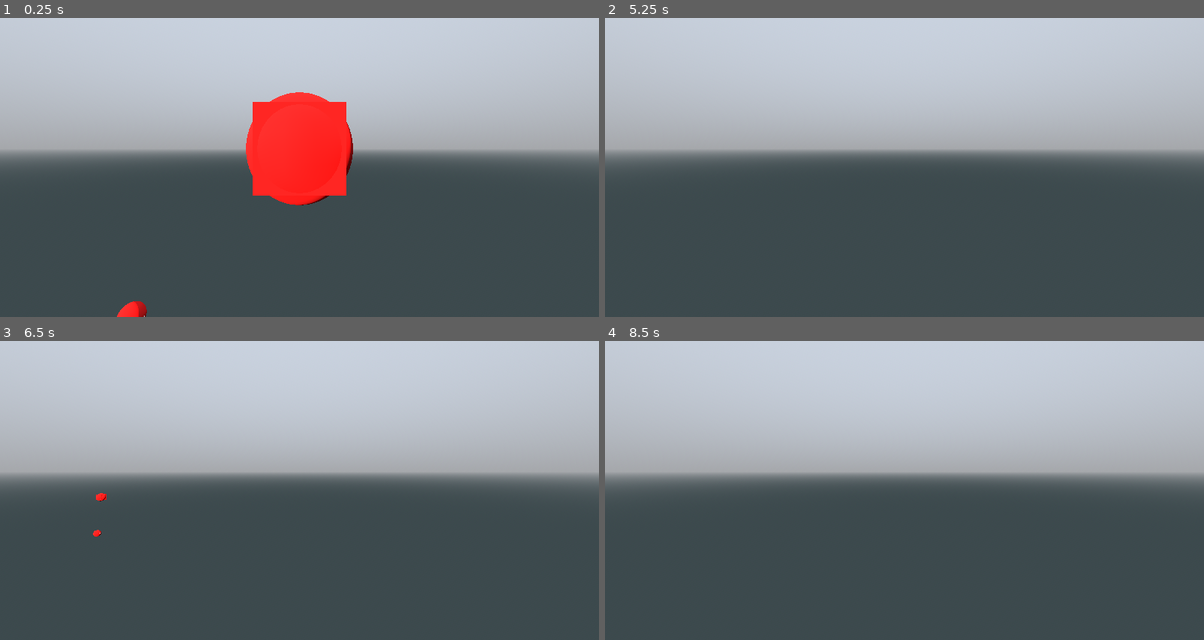
Above: before the commit, frames 1-4 (two rows, left to right).
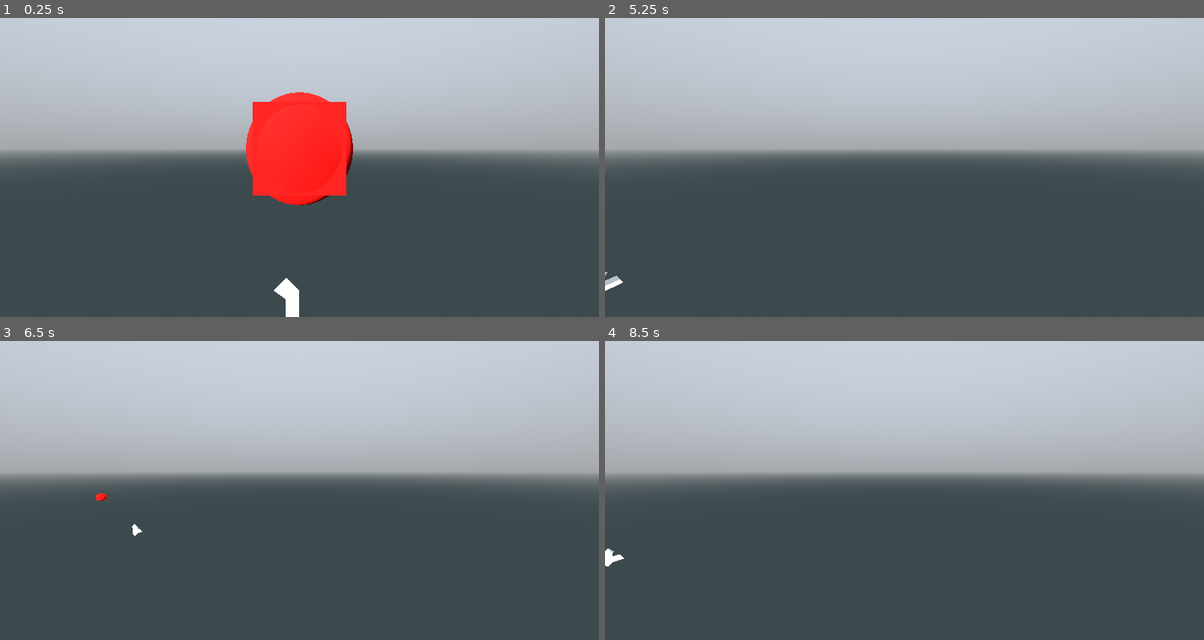
Above: after the commit, the same moments.

Repository: pixerhp/Hatchetflair
Game: Godot game, scene res://topscenes/gameplay_topscene.tscn
Two runs of this game, one before a commit and one after it. Both use one fixed random seed, a clock stepped at 60 frames per second and the inputs below.
Inputs (mouse positions are in pixels of both pictures, inside the frame that each line leads up to):
- Up to frame 1 (0.25 s): no input
- Up to frame 2 (5.25 s): tap Enter at 0.5, 2, 3.5 s; move the mouse to (1036, 131) at 0.52 s; hold D (move_right) 0.53-1.28 s; hold Shift (speed_faster) 0.53-1.28 s; click (1036, 131) at 0.67 s; tap Space (move_jump_up) at 1.25, 2.75, 4.25 s; move the mouse to (784, 164) at 1.27 s; hold S (move_backwards) 1.28-2.03 s; tap Ctrl (speed_slower) at 1.35, 2.85, 4.35 s; move the mouse to (964, 74) at 2.02 s; hold D (move_right) 2.03-2.78 s; hold Shift (speed_faster) 2.03-2.78 s; move the mouse to (874, 215) at 2.77 s; hold W (move_forwards) 2.78-3.53 s; click (874, 215) at 2.92 s; move the mouse to (1084, 200) at 3.52 s; hold Shift (speed_faster) 3.53-4.28 s; hold A (move_left) 3.53-5.03 s; move the mouse to (724, 98) at 4.27 s; move the mouse to (934, 149) at 5.02 s; hold S (move_backwards) from 5.03 s (still down); hold Shift (speed_faster) from 5.03 s (still down); click (934, 149) at 5.17 s
- Up to frame 3 (6.5 s): move the mouse to (209, 388) at 5.77 s; release S (move_backwards) at 5.78 s; release Shift (speed_faster) at 5.78 s; hold D (move_right) from 5.78 s (still down); tap Ctrl (speed_slower) at 5.85 s
- Up to frame 4 (8.5 s): move the mouse to (1036, 454) at 6.52 s; release D (move_right) at 6.53 s; hold W (move_forwards) 6.53-7.28 s; hold Shift (speed_faster) 6.53-7.28 s; move the mouse to (784, 487) at 7.27 s; hold D (move_right) 7.28-8.03 s; tap Ctrl (speed_slower) at 7.35 s; click (784, 487) at 7.42 s; move the mouse to (964, 397) at 8.02 s; hold S (move_backwards) from 8.03 s (still down); hold Shift (speed_faster) from 8.03 s (still down)

The runs differ from the first frame. In frame 1, 0.5% of the frame differs, in the area x 19-50%, y 86-100%; in frame 2, less than 0.1%; in frame 3, less than 0.1%; in frame 4, 0.1%.

Commit message:
Change marching cubes testing environment

Diff:
--- a/scripts/tchunks_manager.gd
+++ b/scripts/tchunks_manager.gd
@@ -151,7 +151,7 @@
 				])))
 				norms_ref.append(norms_ref[norms_ref.size() - 1])
 				norms_ref.append(norms_ref[norms_ref.size() - 1])
-				print("norms: ", norms_ref[norms_ref.size()-3],norms_ref[norms_ref.size()-2],norms_ref[norms_ref.size()-1])
+				#print("norms: ", norms_ref[norms_ref.size()-3],norms_ref[norms_ref.size()-2],norms_ref[norms_ref.size()-1])
 		print()
 
 	func mesh_tess_cube(
@@ -245,14 +245,16 @@
 	test_chunk.tile_shapes.fill(TILE_SHAPE.EMPTY)
 	#test_chunk.randomize_tiles()
 
-	test_chunk.tile_shapes[273] = TILE_SHAPE.ANG_MARCH
-
-	#test_chunk.tile_shapes[0] = TILE_SHAPE.TESS_CUBE
-	#test_chunk.tile_shapes[16] = TILE_SHAPE.ANG_MARCH
+	#test_chunk.tile_shapes[273] = TILE_SHAPE.ANG_MARCH
 	#
-	#test_chunk.tile_shapes[3] = TILE_SHAPE.ANG_MARCH
-	#test_chunk.tile_shapes[20] = TILE_SHAPE.ANG_MARCH
-	#
+	#test_chunk.tile_shapes[275] = TILE_SHAPE.ANG_MARCH
+	#test_chunk.tile_shapes[276] = TILE_SHAPE.ANG_MARCH
+
+	#test_chunk.tile_shapes[278] = TILE_SHAPE.ANG_MARCH
+	test_chunk.tile_shapes[279] = TILE_SHAPE.ANG_MARCH
+	#test_chunk.tile_shapes[294] = TILE_SHAPE.ANG_MARCH
+	test_chunk.tile_shapes[295] = TILE_SHAPE.ANG_MARCH
+
 	#test_chunk.tile_shapes[test_chunk.tile_shapes.size() - 1] = TILE_SHAPE.ANG_MARCH
 
 	test_chunk.generate_mesh()
--- a/topscenes/gameplay_topscene.tscn
+++ b/topscenes/gameplay_topscene.tscn
@@ -54,11 +54,6 @@
 mesh = SubResource("BoxMesh_08y4y")
 surface_material_override/0 = SubResource("StandardMaterial3D_tgdfa")
 
-[node name="RedSphere2" type="MeshInstance3D" parent="CenterMarker"]
-transform = Transform3D(1, 0, 0, 0, 1, 0, 0, 0, 1, -6.5, -6.5, -6.5)
-mesh = SubResource("SphereMesh_3dqie")
-surface_material_override/0 = SubResource("StandardMaterial3D_yy87l")
-
 [node name="TChunksContainer" type="Node3D" parent="."]
 unique_name_in_owner = true
 script = ExtResource("2_yy87l")
